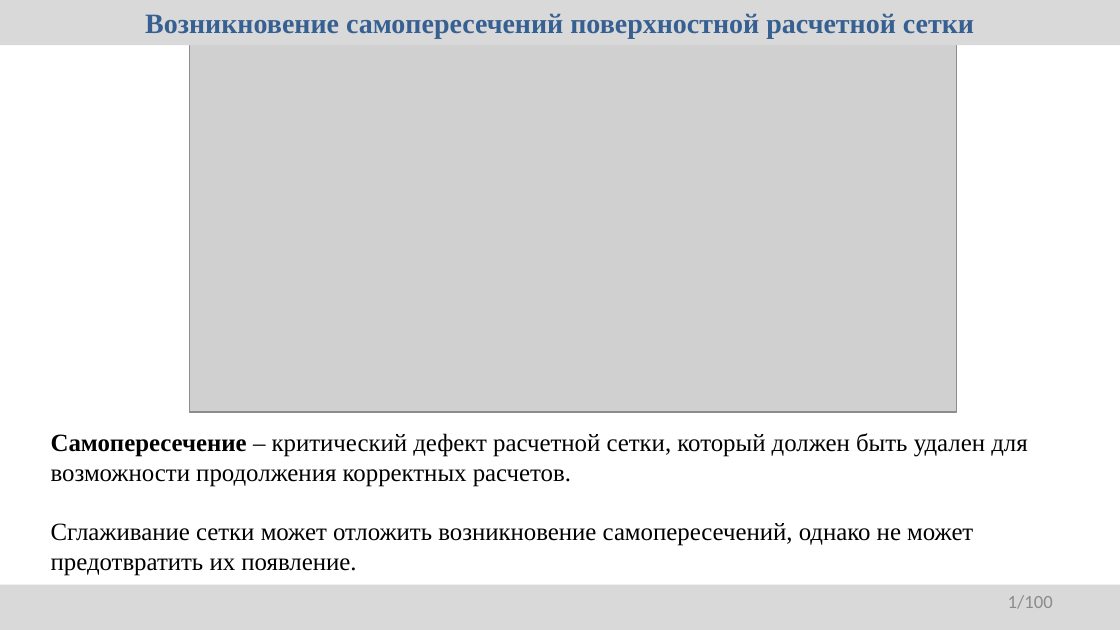
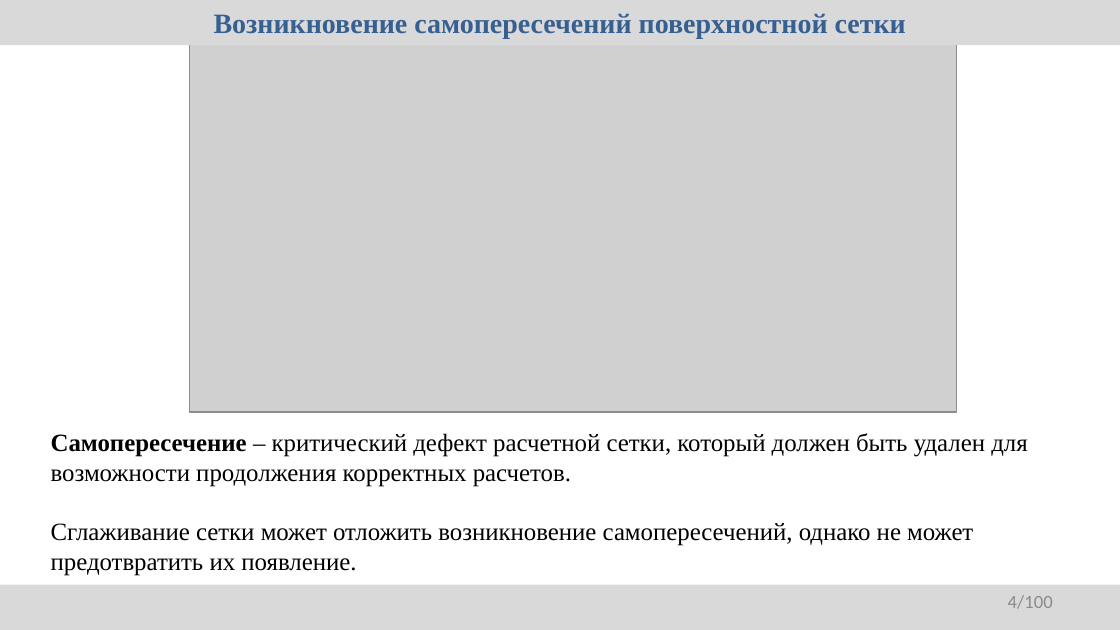
Before and after one commit to r-aax/phd, a slide deck: slide 4 of presentation/2025-10-20/rybakov.pptx (slide 1 before the commit). Drawn at 1120x630 pixels with LibreOffice and Linux fonts; fonts in the diff are those of the drawing; grey boxes stand for pictures. Boxes give left, top, right and bottom in pixels: in the first picture for what was removed or moved away, otherwise in the second. Text is boxed around its words. In the diff, an @@ line names an element or a change of style, - is before the commit and + after.

```diff
--- a/presentation/2025-10-20/rybakov.pptx
+++ b/presentation/2025-10-20/rybakov.pptx
@@ text in rectangle at box(214, 13, 906, 39): text changed @@
-Возникновение самопересечений поверхностной расчетной сетки
+Возникновение самопересечений поверхностной сетки
@@ page number at box(1008, 595, 1053, 609): text changed @@
-1/100
+4/100
```
Also in this commit, not shown: 3 other slides changed, 3 slides added, 4 other files.
